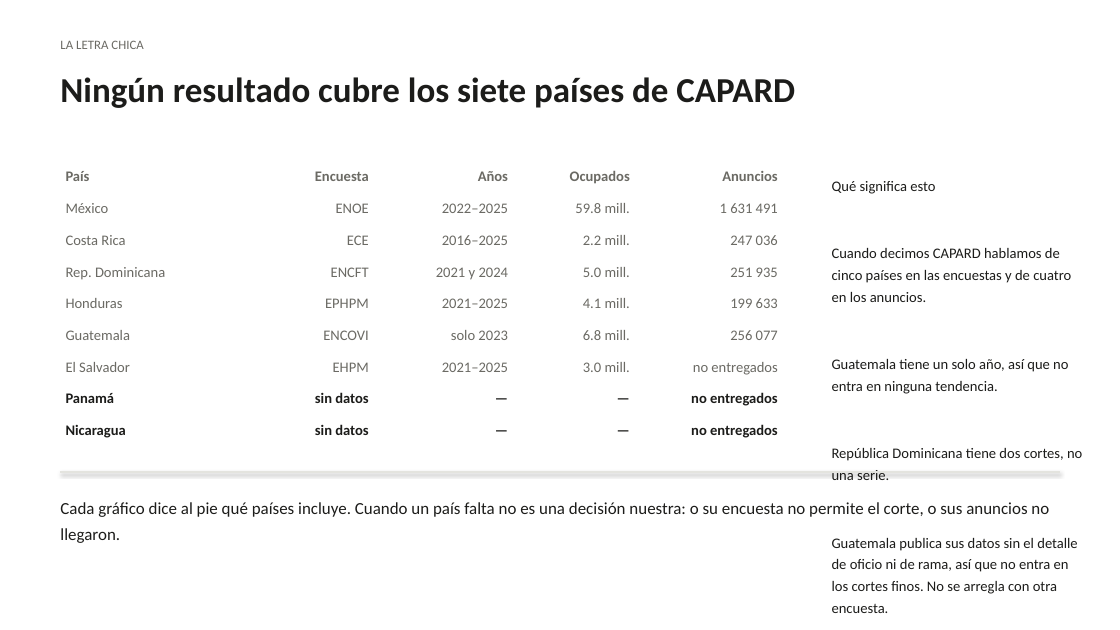
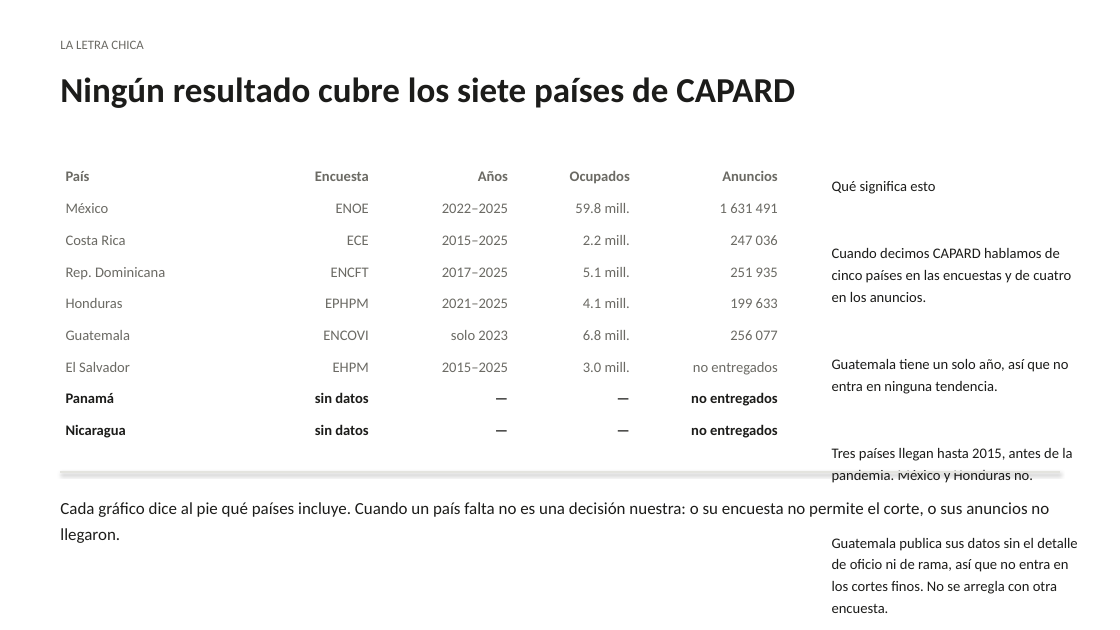
Before and after one commit to etorresram/CID-Technical-Note, a slide deck: slide 5 of Presentacion_CID_IA_Sectores.pptx. Drawn at 1120x630 pixels with LibreOffice and Linux fonts; fonts in the diff are those of the drawing. Boxes give left, top, right and bottom in pixels: in the first picture for what was removed or moved away, otherwise in the second. Text is boxed around its words. In the diff, an @@ line names an element or a change of style, - is before the commit and + after.

Commit message:
La serie de una decada: exposicion total frente a formal, 2015-2025

```diff
--- a/Presentacion_CID_IA_Sectores.pptx
+++ b/Presentacion_CID_IA_Sectores.pptx
@@ table at (x1=60, y1=164, x2=783, y2=450) @@
-row 3, column 3: 2016–2025
+row 3, column 3: 2015–2025
-row 4, column 3: 2021 y 2024
+row 4, column 3: 2017–2025
-row 4, column 4: 5.0 mill.
+row 4, column 4: 5.1 mill.
-row 7, column 3: 2021–2025
+row 7, column 3: 2015–2025
@@ text at (x1=832, y1=448, x2=1072, y2=483): text changed @@
-República Dominicana tiene dos cortes, no una serie.
+Tres países llegan hasta 2015, antes de la pandemia. México y Honduras no.
```
Also in this commit, not shown: 1 slide added, 2 other files.
